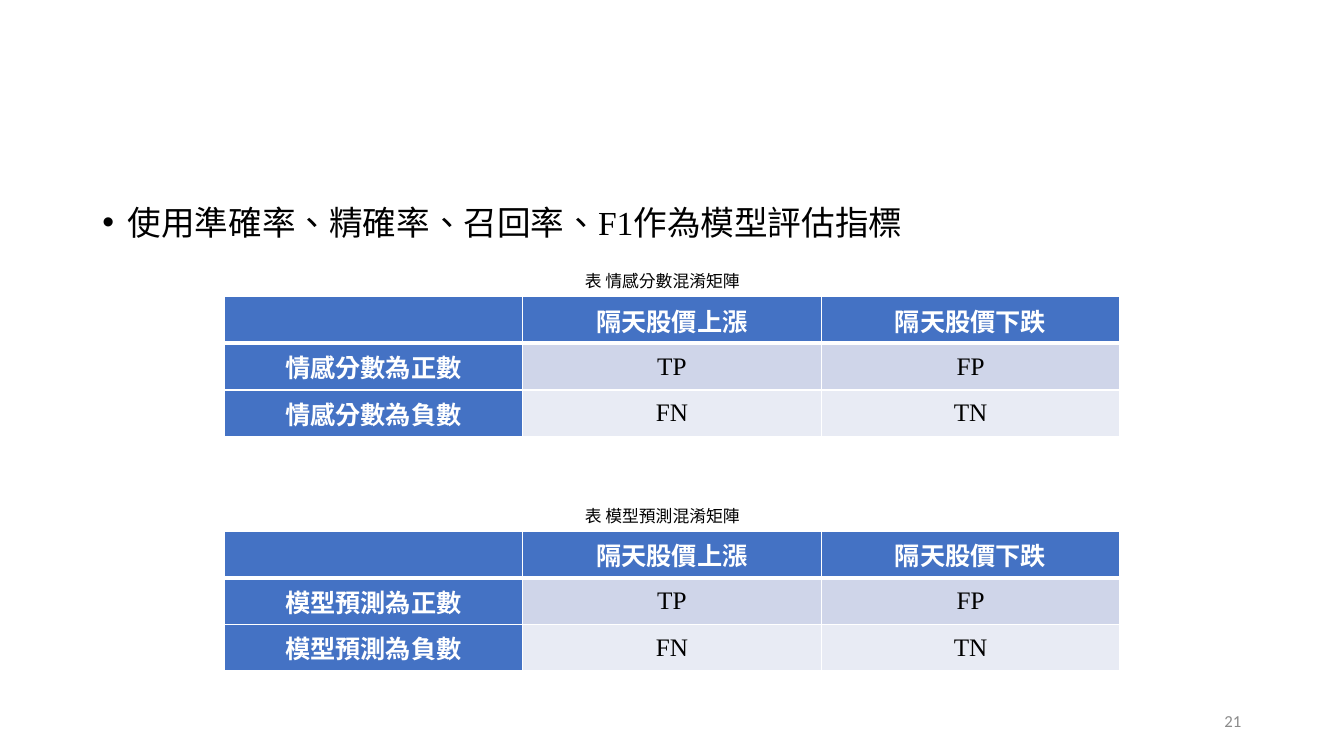
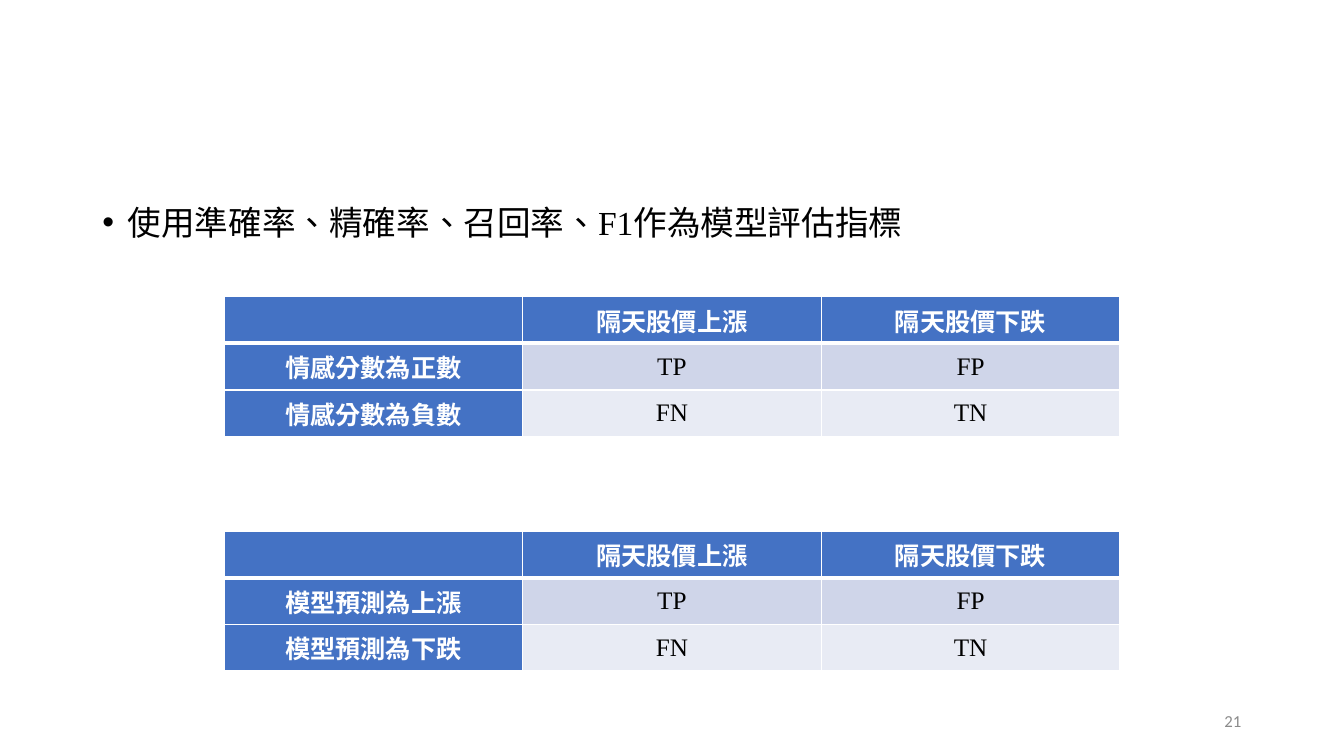
Before and after one commit to Skya-neko/StockPrediction, a slide deck: slide 21 of document/基於財經字典與分析指標的神經網路預測股價趨勢.pptx. Drawn at 1344x756 pixels with LibreOffice and Linux fonts; fonts in the diff are those of the drawing; background and template pictures are left out. Boxes give left, top, right and bottom in pixels: in the first picture for what was removed or moved away, otherwise in the second. Text is boxed around its words. In the diff, an @@ line names an element or a change of style, - is before the commit and + after.

```diff
--- a/document/基於財經字典與分析指標的神經網路預測股價趨勢.pptx
+++ b/document/基於財經字典與分析指標的神經網路預測股價趨勢.pptx
@@ text removed at (x1=585, y1=273, x2=739, y2=289) @@
-表 情感分數混淆矩陣
@@ text removed at (x1=585, y1=508, x2=739, y2=524) @@
-表 模型預測混淆矩陣
@@ table at (x1=224, y1=531, x2=1119, y2=665) @@
-row 2, column 1: 模型預測為正數
+row 2, column 1: 模型預測為上漲
-row 3, column 1: 模型預測為負數
+row 3, column 1: 模型預測為下跌
```
Also in this commit, not shown: 23 other slides changed, 2 slides added, 1 slide removed, 7 other files.
